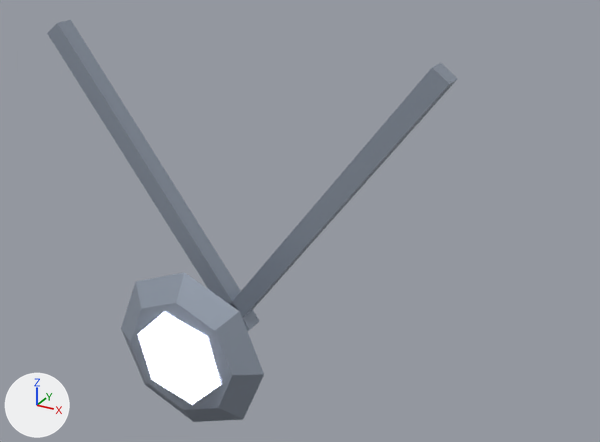
A saved change to the glTF model public/assets/models/armor_amulet_rare_orc.glb.
Before and after are seen from a camera (50 mm lens) standing at (19.6, -44.7, 119.1) and looking at (-1.0, -7.2, 100.4). Arrows for +X, +Y and +Z are at lower left; the lights stay in place. The first picture is the older version. Vertices at exactly the same position are counted once.

Before the edit, the objects in view are built like this:
```python
me_armor_amulet_rare_orc__spine_03_001 = bpy.data.meshes.new('armor_amulet_rare_orc__spine_03.001')
me_armor_amulet_rare_orc__spine_03_001.from_pydata(...)  # 42 vertices, 68 faces; spans x -10.0..10.0, y -21.6..-14.8, z 95.0..112.0
# faces by material slot: [56, 12]
me_armor_amulet_rare_orc__spine_03_001.materials.append(mat_armor_body)
me_armor_amulet_rare_orc__spine_03_001.materials.append(mat_armor_glow)
ob_armor_amulet_rare_orc__spine_03 = bpy.data.objects.new('armor_amulet_rare_orc__spine_03', me_armor_amulet_rare_orc__spine_03_001)
ob_armor_amulet_rare_orc__spine_03.location = (0.0, 0.0, 0.0)
```
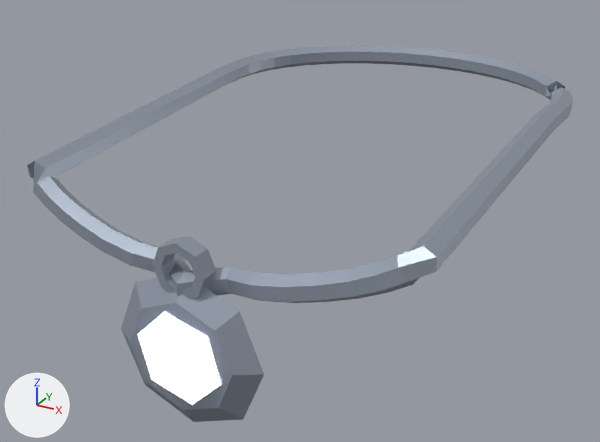
Changed parts and their boxes [x1, y1, x2, y2] in the pictures (600 x 442 px):
'armor_amulet_rare_orc__spine_03', reshaped (33% wider, 6% shorter): before [47, 20, 457, 422]; after [27, 45, 573, 422]
part 1 of me_armor_amulet_rare_orc__spine_03_001, added: after [27, 45, 573, 303]
part 2 of me_armor_amulet_rare_orc__spine_03_001, added: after [152, 236, 216, 299]
part 3 of me_armor_amulet_rare_orc__spine_03_001, deleted: before [47, 20, 260, 331]
part 4 of me_armor_amulet_rare_orc__spine_03_001, deleted: before [230, 62, 457, 318]

The change in detail:
me_armor_amulet_rare_orc__spine_03_001 is used by ob_armor_amulet_rare_orc__spine_03; location (0.0, 0.0, 0.0).
me_armor_amulet_rare_orc__spine_03_001 had 42 vertices, 68 faces and spanned x -10.0..10.0, y -21.6..-14.8, z 95.0..112.0.
me_armor_amulet_rare_orc__spine_03_001 now has 298 vertices, 588 faces and spans x -11.1..11.1, y -21.6..11.5, z 95.0..106.7.
me_armor_amulet_rare_orc__spine_03_001 part 1: a new loose piece of 240 vertices spanning x -11.1..11.1, y -19.8..11.5, z 101.6..106.7, in mat_armor_body.
me_armor_amulet_rare_orc__spine_03_001 part 2: a new loose piece of 32 vertices spanning x -1.4..1.4, y -19.7..-18.8, z 101.7..104.4, in mat_armor_body.
me_armor_amulet_rare_orc__spine_03_001 part 3: the loose piece of 8 vertices spanning x -10.0..1.0, y -15.7..-14.8, z 97.9..112.0 is deleted.
me_armor_amulet_rare_orc__spine_03_001 part 4: the loose piece of 8 vertices spanning x -1.0..10.0, y -15.7..-14.8, z 97.9..112.0 is deleted.
